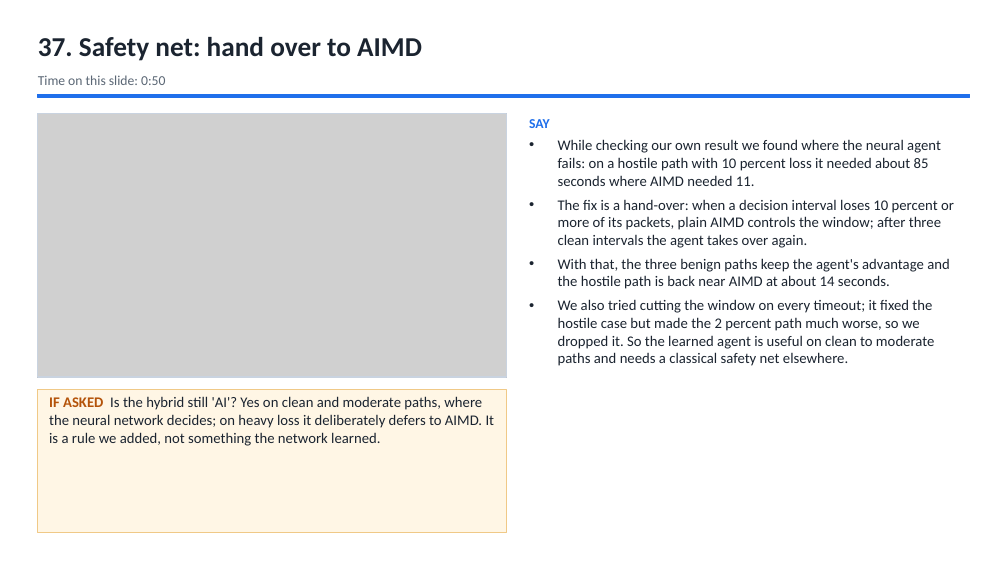
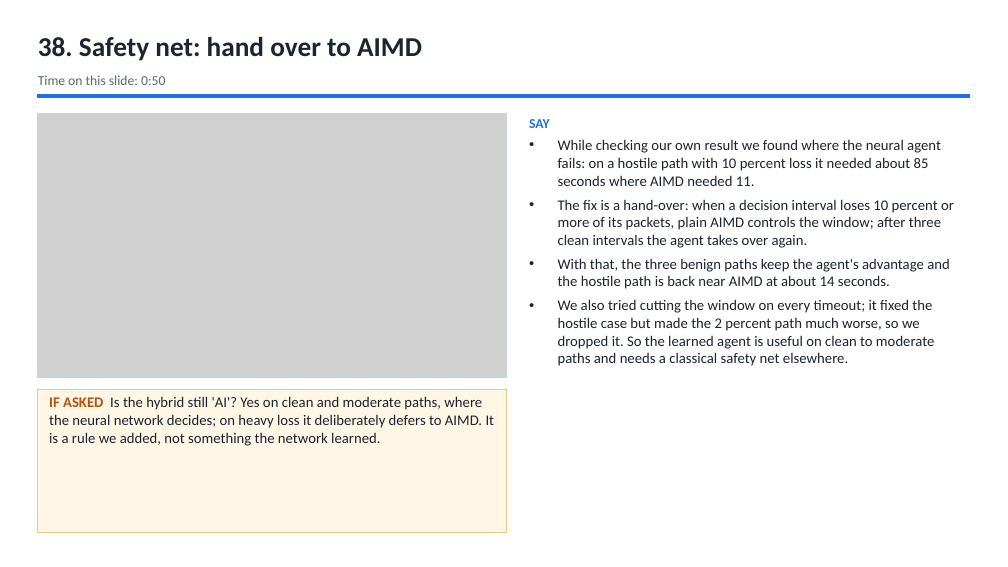
Before and after one commit to Capsturrrr/REPLIC, a slide deck: slide 40 of docs/final/RUDP_Host_Guide.pptx (slide 39 before the commit). Drawn at 1008x567 pixels with LibreOffice and Linux fonts; fonts in the diff are those of the drawing; grey boxes stand for pictures. Boxes give left, top, right and bottom in pixels: in the first picture for what was removed or moved away, otherwise in the second. Text is boxed around its words. In the diff, an @@ line names an element or a change of style, - is before the commit and + after.

```diff
--- a/docs/final/RUDP_Host_Guide.pptx
+++ b/docs/final/RUDP_Host_Guide.pptx
@@ text at [38, 37, 422, 61]: text changed @@
-37. Safety net: hand over to AIMD
+38. Safety net: hand over to AIMD
```
Also in this commit, not shown: 38 other slides changed, 1 slide added, 6 other files.
